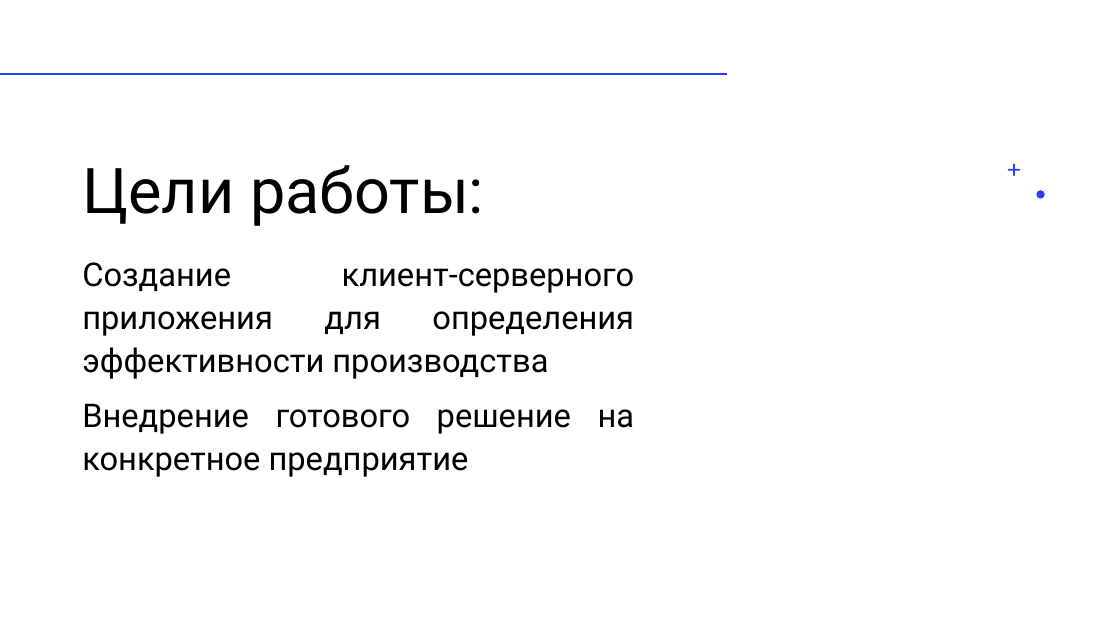
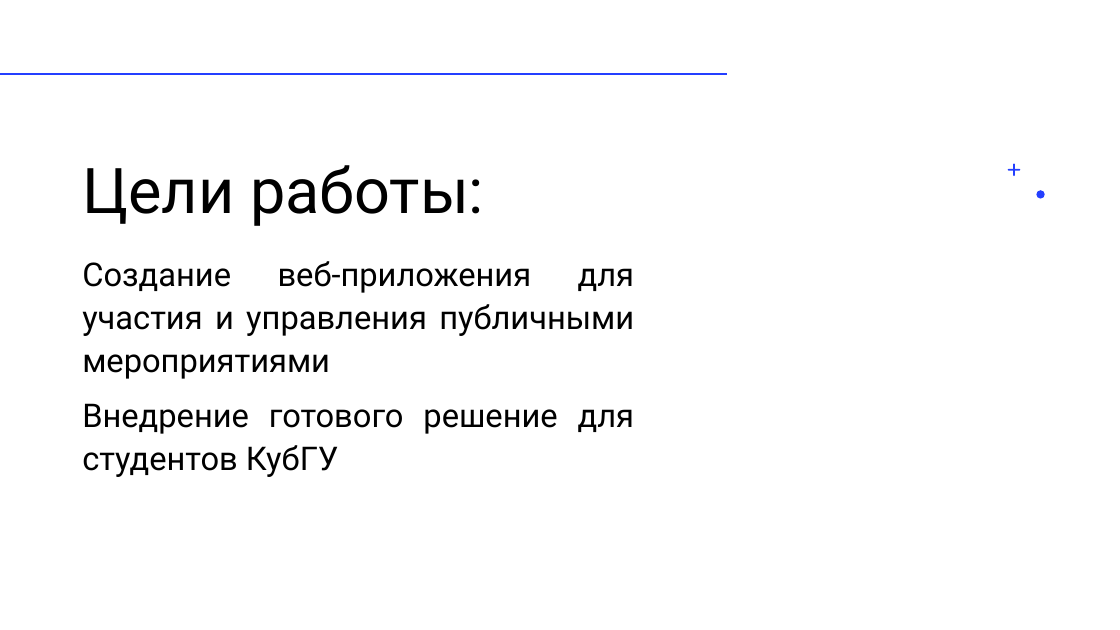
Before and after one commit to n2kkrd/books, a slide deck: slide 2 of DiplomKatya/KatyaDiplomPresent.pptx. Drawn at 1120x630 pixels with LibreOffice and Linux fonts; fonts in the diff are those of the drawing. Boxes give left, top, right and bottom in pixels: in the first picture for what was removed or moved away, otherwise in the second. Text is boxed around its words. In the diff, an @@ line names an element or a change of style, - is before the commit and + after.

```diff
--- a/DiplomKatya/KatyaDiplomPresent.pptx
+++ b/DiplomKatya/KatyaDiplomPresent.pptx
@@ text at (82,261,634,477): text changed @@
-Создание клиент-серверного приложения для определения эффективности производства
-Внедрение готового решение на конкретное предприятие
+Создание веб-приложения для участия и управления публичными мероприятиями
+Внедрение готового решение для студентов КубГУ
```
Also in this commit, not shown: 4 other slides changed, 7 slides added, 6 slides removed, 7 other files.
